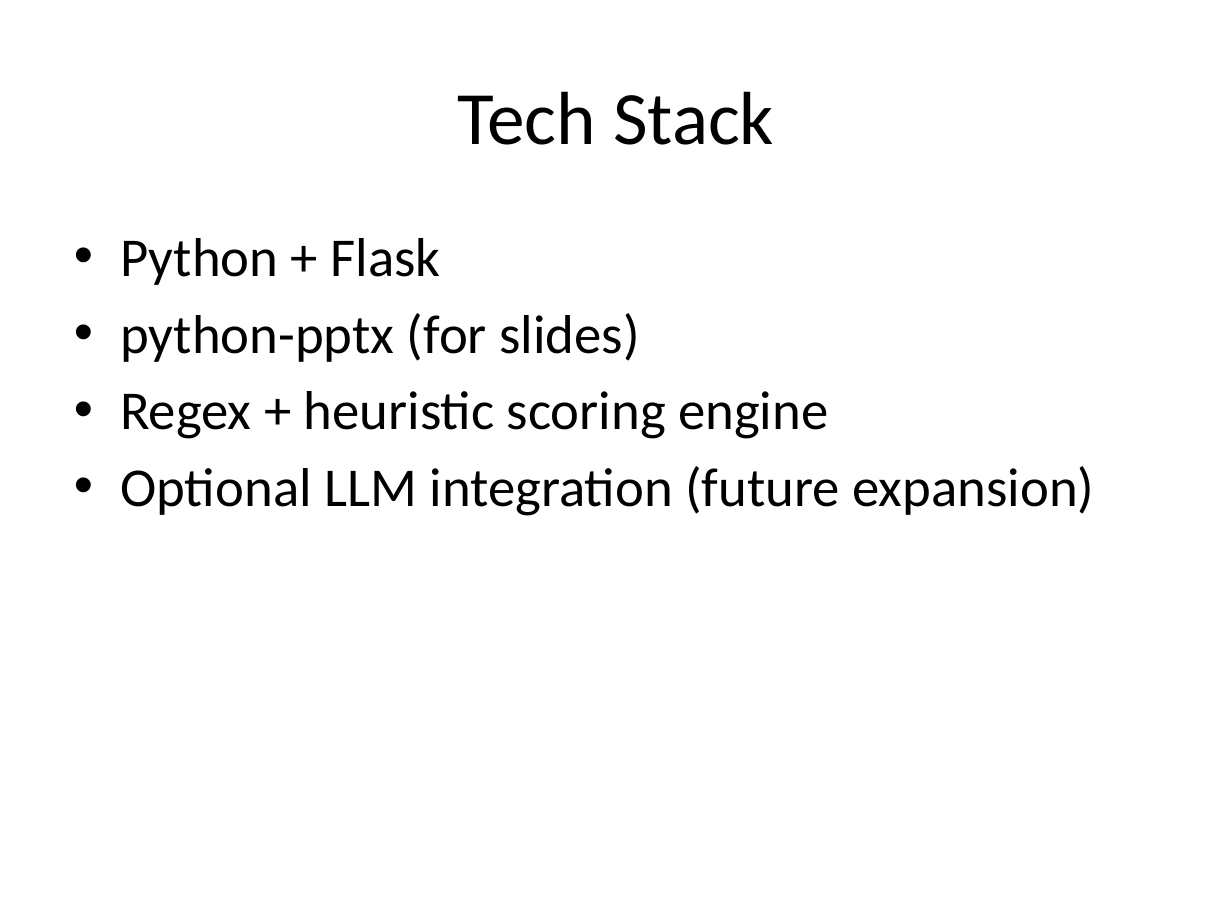
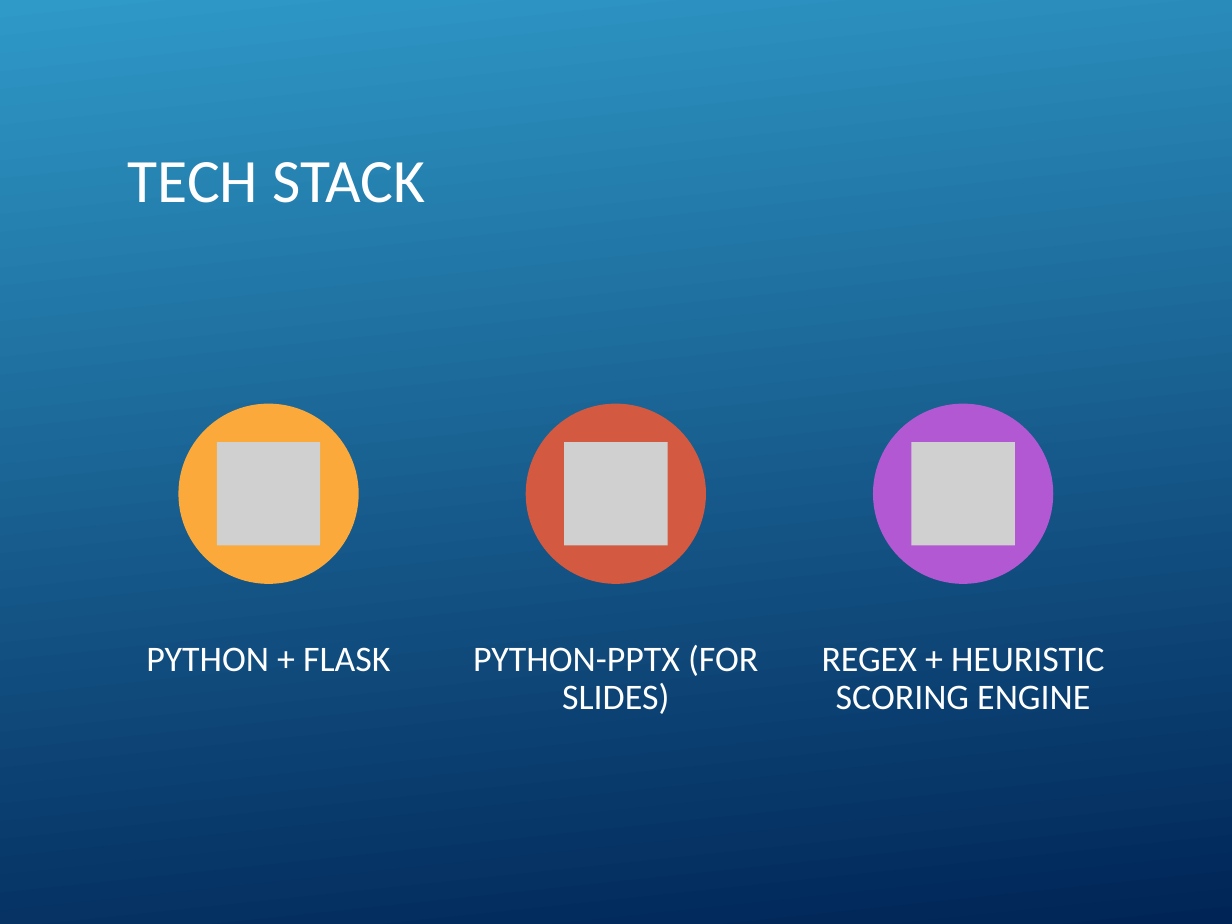
Before and after one commit to NguiWeily/Prompt-Injection-Detector, a slide deck: slide 6 of Adversarial_Prompt_Injection_Detector_Pitch.pptx. Drawn at 1232x924 pixels with LibreOffice and Linux fonts; fonts in the diff are those of the drawing; grey boxes stand for pictures; background and template pictures are left out. Boxes give left, top, right and bottom in pixels: in the first picture for what was removed or moved away, otherwise in the second. Text is boxed around its words. In the diff, an @@ line names an element or a change of style, - is before the commit and + after.

```diff
--- a/Adversarial_Prompt_Injection_Detector_Pitch.pptx
+++ b/Adversarial_Prompt_Injection_Detector_Pitch.pptx
@@ background #FFFFFF to picture (left out) @@
@@ rectangle added at [0,0,1232,924], fill gradient #3198C9 to #002456 @@
@@ title at [128,162,425,203]: text changed; size 44 to 36 pt; text colour #000000 to #FFFFFF @@
-Tech Stack
+TECH STACK
@@ text removed at [120,238,1094,516] @@
-• Python + Flask
-• python-pptx (for slides)
-• Regex + heuristic scoring engine
-• Optional LLM integration (future expansion)
@@ group added at [146,404,1104,714]: 3 ellipses, 3 pictures, 3 texts @@
+PYTHON + FLASK
+PYTHON-PPTX (FOR SLIDES)
+REGEX + HEURISTIC SCORING ENGINE
@@ group added at [0,0,1216,924]: 33 freeform shapes, 3 rectangles @@
```
Also in this commit, not shown: 8 other slides changed, 1 slide added, 1 slide removed, 3 other files.
